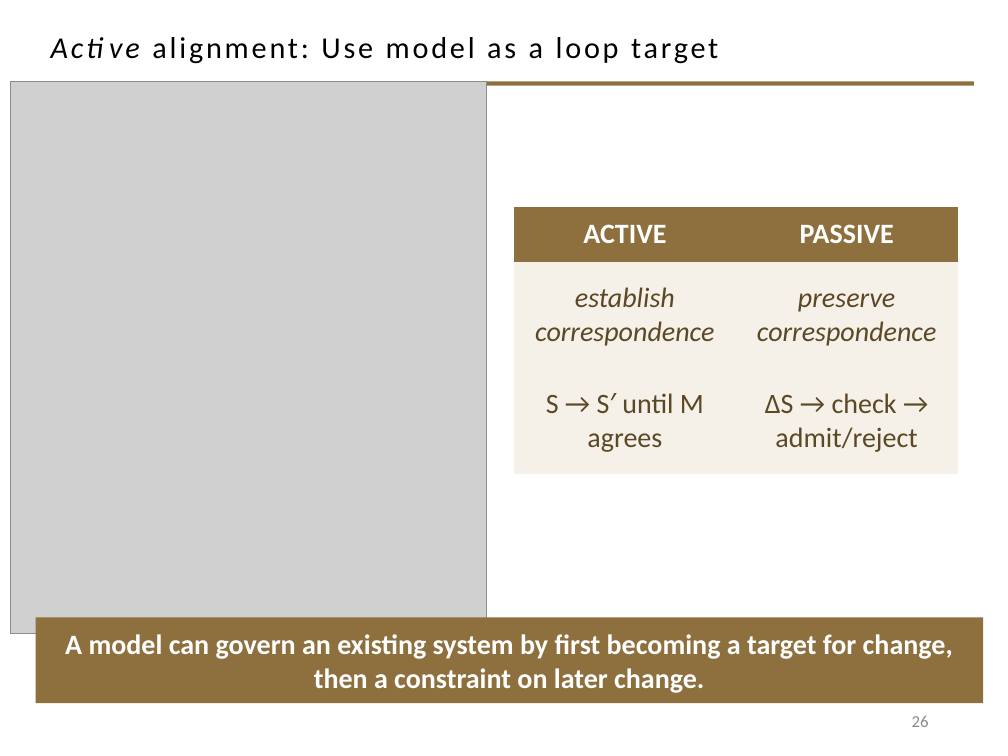
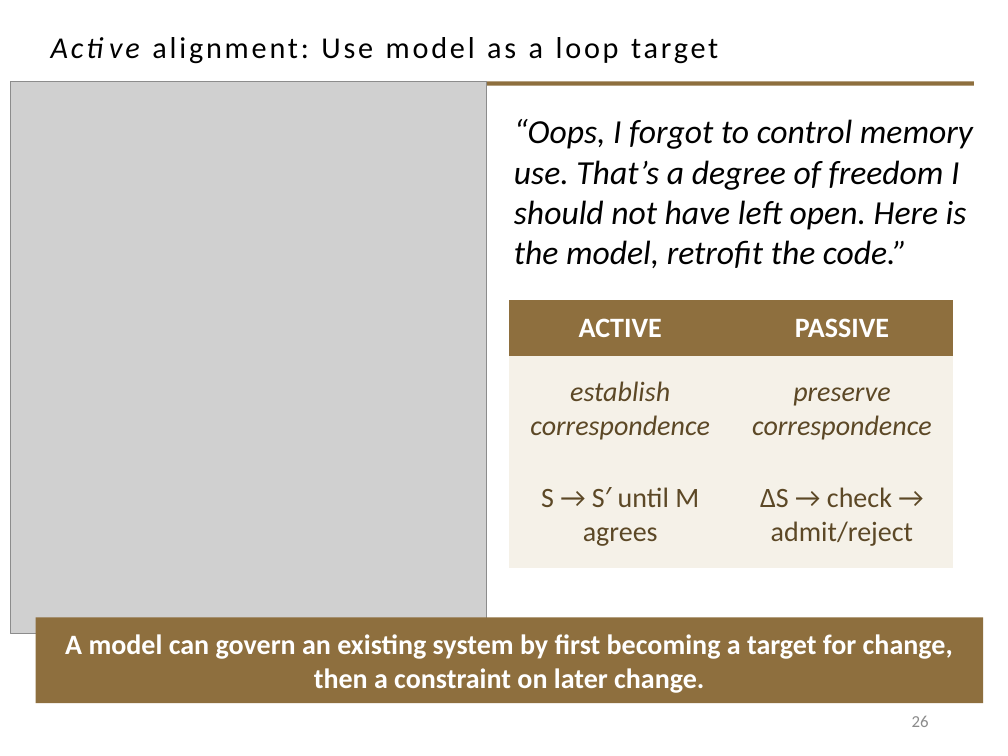
Before and after one commit to davisjam/model-based-agentic-software-engineering, a slide deck: slide 26 of course/lectures/act-2-delegation-and-control/03-alignment/2-3-Alignment.pptx. Drawn at 1008x756 pixels with LibreOffice and Linux fonts; fonts in the diff are those of the drawing; grey boxes stand for pictures; background and template pictures are left out. Boxes give left, top, right and bottom in pixels: in the first picture for what was removed or moved away, otherwise in the second. Text is boxed around its words. In the diff, an @@ line names an element or a change of style, - is before the commit and + after.

Commit message:
deck 2-3 slide 26: an engineer's retrofit line for active alignment
The author's edit. Slide 26 gains the voiced example of noticing an
unconstrained degree of freedom and handing the model back as a retrofit
target, which makes active alignment concrete before slide 27 turns it
into a constraint on later change.

```diff
--- a/course/lectures/act-2-delegation-and-control/03-alignment/2-3-Alignment.pptx
+++ b/course/lectures/act-2-delegation-and-control/03-alignment/2-3-Alignment.pptx
@@ text added at (x1=514, y1=119, x2=973, y2=268), 24 pt, text #000000, italic @@
+“Oops, I forgot to control memory use. That’s a degree of freedom I should not have left open. Here is the model, retrofit the code.”
@@ table moved from (x1=514, y1=207, x2=958, y2=474) to (x1=509, y1=300, x2=953, y2=568) @@
```
